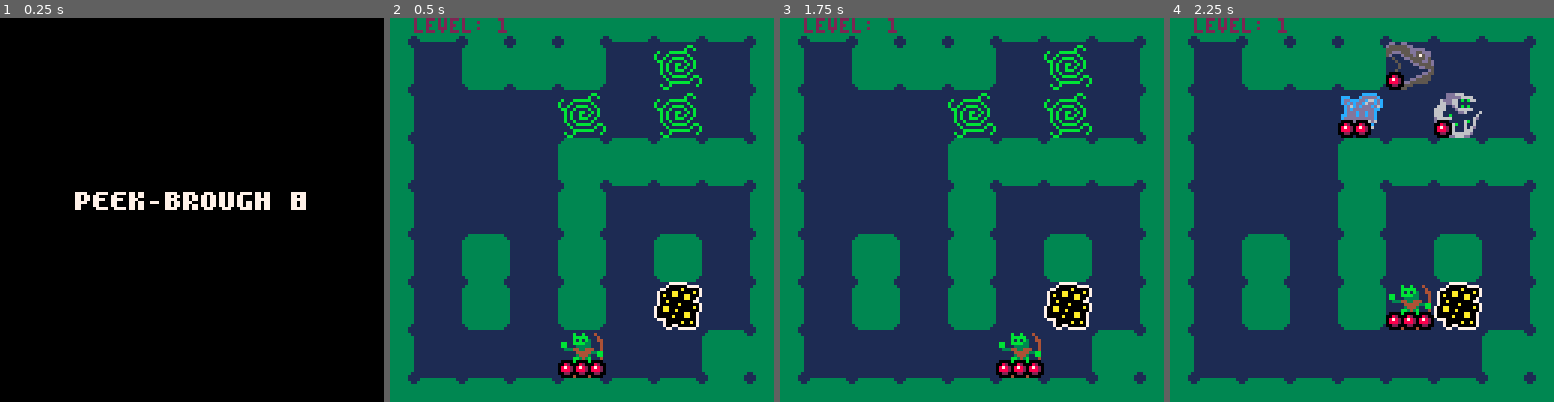
Above: before the commit, frames 1-4 (left to right).
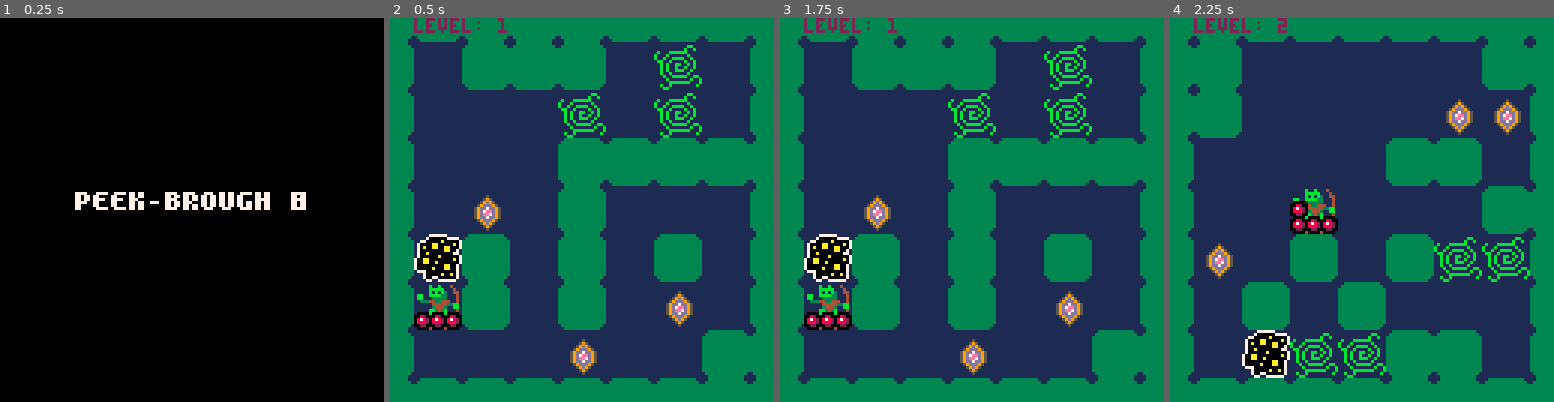
Above: after the commit, the same moments.

Repository: Ryan1729/broughlike-tutorial-ports
Game: PICO-8 cartridge pico8/broughlike-tutorial.p8
Two runs of this game, one before a commit and one after it. Both use one fixed random seed, a clock stepped at 60 frames per second and the inputs below.
Inputs:
- Up to frame 1 (0.25 s): no input
- Up to frame 2 (0.5 s): tap X (X key) at 0.33 s
- Up to frame 3 (1.75 s): tap O (Z key) at 0.7, 1.7 s; tap X (X key) at 1.07 s; hold Right from 1.6 s (still down)
- Up to frame 4 (2.25 s): tap X (X key) at 1.85 s; release Right at 2.1 s; tap O (Z key) at 2.1 s; hold Up from 2.15 s (still down)

Frame 1 is identical in both runs. In frame 2, 5.0% of the frame differs, in the area x 6-82%, y 46-94%; in frame 3, 5.3%; in frame 4, 37%, in the area x 6-94%, y 0-94%.

Commit message:
draw treasure

Diff:
--- a/pico8/broughlike-tutorial.p8
+++ b/pico8/broughlike-tutorial.p8
@@ -70,6 +70,10 @@
     end)
 
     generate_monsters()
+
+    for i=1,3 do
+        random_passable_tile().treasure = true
+    end
 end
 
 function generate_tiles()
@@ -165,6 +169,9 @@
 
 function tile:draw()
   draw_sprite(self.sprite, self.x, self.y)
+  if (self.treasure) then
+    draw_sprite(12, self.x, self.y)
+  end
 end
 
 function tile:get_neighbor(dx, dy)
